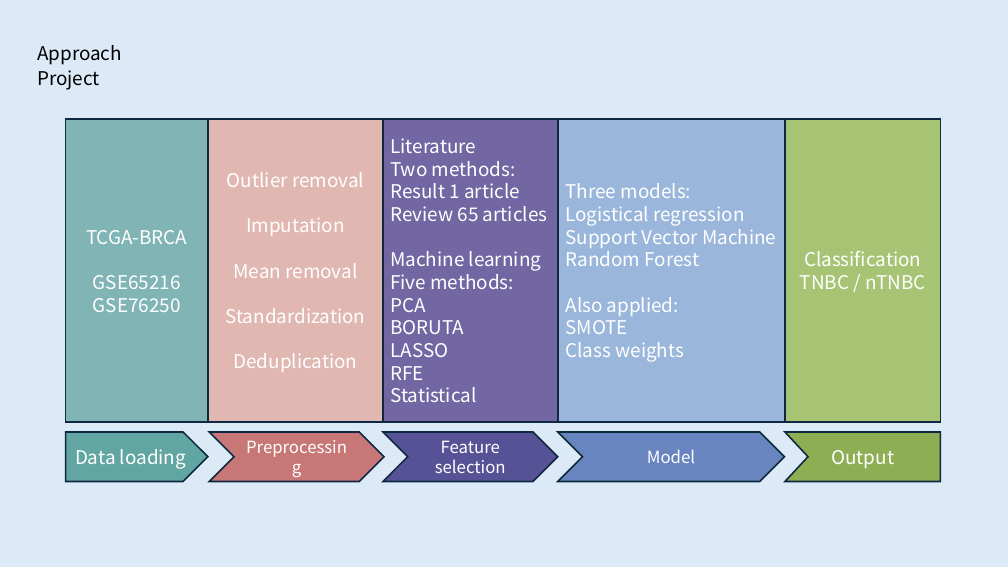
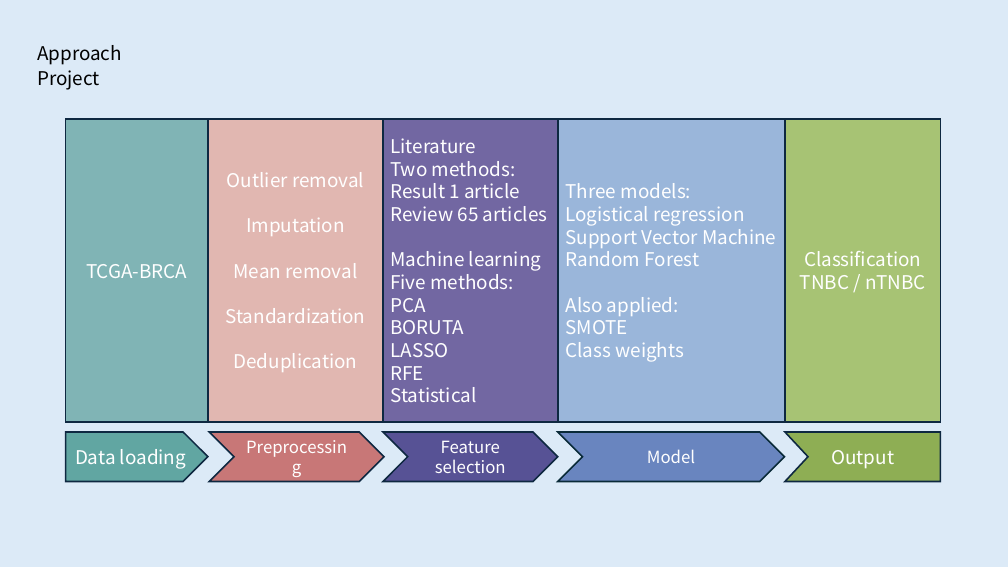
Before and after one commit to rhlt/tnbc, a slide deck: slide 9 of CapstoneProject_FinalPresentation.pptx. Drawn at 1008x567 pixels with LibreOffice and Linux fonts; fonts in the diff are those of the drawing. Boxes give left, top, right and bottom in pixels: in the first picture for what was removed or moved away, otherwise in the second. Text is boxed around its words. In the diff, an @@ line names an element or a change of style, - is before the commit and + after.

```diff
--- a/CapstoneProject_FinalPresentation.pptx
+++ b/CapstoneProject_FinalPresentation.pptx
@@ text in rectangle at box(93, 275, 181, 312): paragraphs removed @@
-GSE65216
-GSE76250
```
Also in this commit, not shown: 1 other slide changed, 3 slides added.
